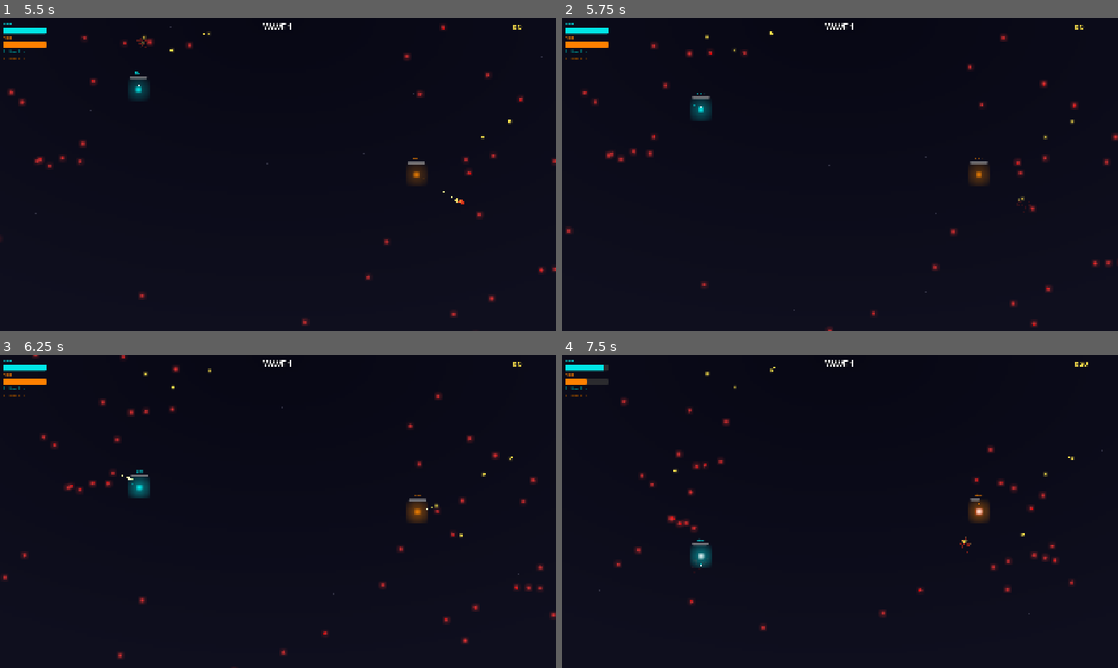
Above: before the commit, frames 1-4 (two rows, left to right).
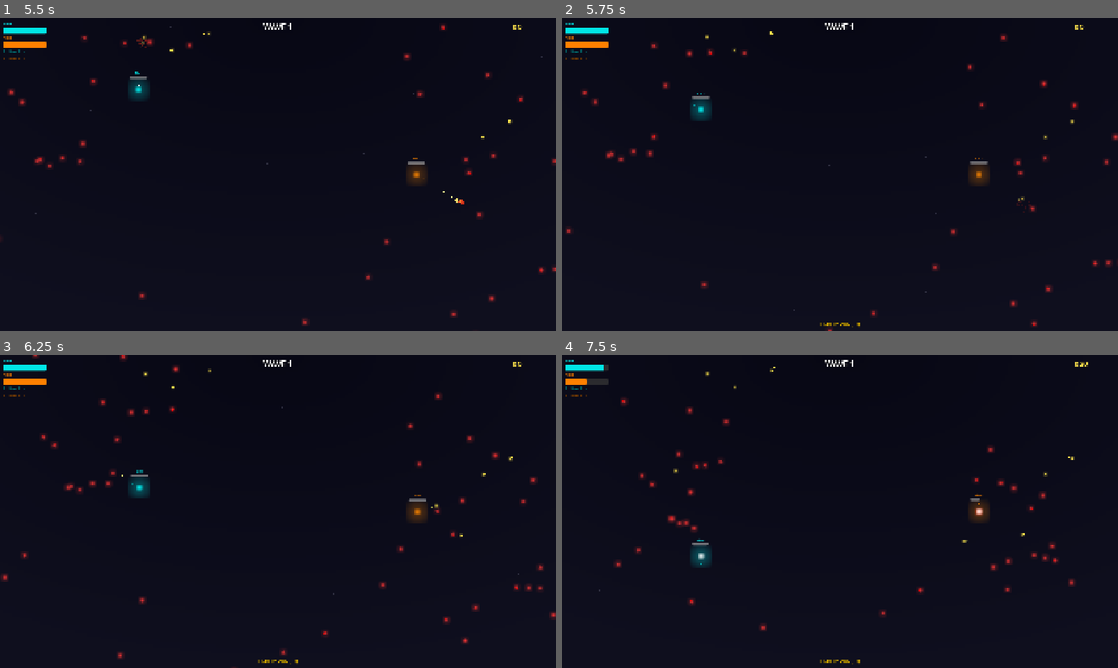
Above: after the commit, the same moments.

Repository: gfeyer/games
Game: Godot game, scene res://main.tscn
Same seed, same stepped clock (60 frames per second), same inputs: the game is played once before the commit and once after it.
Inputs (mouse positions are in pixels of both pictures, inside the frame that each line leads up to):
- Up to frame 1 (5.5 s): click (283, 158) at 0.52 s; type "Alex" at 0.6 s; click (283, 177) at 0.75 s; type "Alex" at 0.83 s; click "START GAME" at 1.25 s; tap Enter (ui_accept) at 2, 2.27, 3.02, 4.52, 5.27 s; hold W (p1_up) 2.03-2.78 s; tap Down (p2_down) at 2.1, 4.35 s; hold S (p1_down) 2.78-3.53 s; tap Up (p2_up) at 2.85, 5.1 s; hold W (p1_up) 3.53-5.03 s; tap Space (start_wave) at 3.6 s; hold S (p1_down) from 5.03 s (still down)
- Up to frame 2 (5.75 s): keep holding S (p1_down); tap F1 (toggle_performance, bound only after the commit) at 5.65 s
- Up to frame 3 (6.25 s): keep holding S (p1_down); tap Space (start_wave) at 5.85 s; tap Enter (ui_accept) at 6.02 s
- Up to frame 4 (7.5 s): tap Down (p2_down) at 6.6 s; release S (p1_down) at 7.28 s; hold W (p1_up) from 7.28 s (still down); tap Up (p2_up) at 7.35 s

Frame 1 is identical in both runs. In frame 2, less than 0.1% of the frame differs, in the area x 8-68%, y 10-99%; in frame 3, 0.2%; in frame 4, 0.2%, in the area x 10-98%, y 4-99%.

Commit message:
perf mode

Diff:
--- a/twin-survivors/autoload/game_manager.gd
+++ b/twin-survivors/autoload/game_manager.gd
@@ -57,6 +57,15 @@
 # Player names
 var player_names: Array[String] = ["Seba", "Sofia"]
 
+# Performance mode (disables visual effects for better FPS)
+var performance_mode: bool = false
+signal performance_mode_changed(enabled: bool)
+
+
+func toggle_performance_mode() -> void:
+	performance_mode = not performance_mode
+	performance_mode_changed.emit(performance_mode)
+
 
 func set_player_name(player_id: int, player_name: String) -> void:
 	player_names[player_id - 1] = player_name
--- a/twin-survivors/boss/boss.gd
+++ b/twin-survivors/boss/boss.gd
@@ -177,8 +177,8 @@
 	current_state = State.CHARGING
 	charge_duration = CHARGE_DURATION
 
-	# Start charge particles
-	if charge_particles:
+	# Start charge particles (skip in performance mode)
+	if charge_particles and not GameManager.performance_mode:
 		charge_particles.emitting = true
 
 	# Hide indicator
@@ -269,8 +269,8 @@
 	died.emit(global_position)
 	GameManager.on_boss_died()
 
-	# Play death effect
-	if death_particles:
+	# Play death effect (skip in performance mode)
+	if death_particles and not GameManager.performance_mode:
 		death_particles.emitting = true
 
 	# Hide body
@@ -293,6 +293,15 @@
 
 
 func update_visuals(delta: float) -> void:
+	# Skip most visual updates in performance mode
+	if GameManager.performance_mode:
+		# Only keep scale effect for charging (gameplay feedback)
+		if current_state == State.CHARGING:
+			scale = Vector2(1.1, 1.1)
+		else:
+			scale = Vector2(1.0, 1.0)
+		return
+
 	# Wobble animation (slower, heavier feel)
 	wobble_offset += wobble_speed * delta
 	if body_sprite and current_state != State.CHARGING:
--- a/twin-survivors/main.gd
+++ b/twin-survivors/main.gd
@@ -52,6 +52,18 @@
 	handle_screen_shake(delta)
 
 
+func _input(event: InputEvent) -> void:
+	if event.is_action_pressed("toggle_performance"):
+		GameManager.toggle_performance_mode()
+		update_performance_mode()
+
+
+func update_performance_mode() -> void:
+	# Toggle ambient particles based on performance mode
+	if ambient_particles:
+		ambient_particles.emitting = not GameManager.performance_mode
+
+
 func handle_spawning(delta: float) -> void:
 	if GameManager.current_state != GameManager.GameState.PLAYING:
 		return
--- a/twin-survivors/pickup/credit.gd
+++ b/twin-survivors/pickup/credit.gd
@@ -28,6 +28,10 @@
 	# Random spawn velocity
 	spawn_velocity = Vector2(randf_range(-50, 50), randf_range(-80, -40))
 
+	# Disable sparkle particles in performance mode
+	if sparkle_particles and GameManager.performance_mode:
+		sparkle_particles.emitting = false
+
 
 func _physics_process(delta: float) -> void:
 	if collected:
@@ -49,13 +53,14 @@
 			position += direction * MAGNET_SPEED * speed_mult * delta
 			spawn_velocity = Vector2.ZERO  # Cancel spawn velocity when magnetized
 
-	# Pulsing effect
-	pulse_offset += delta * 4
-	var pulse_scale = 1.0 + sin(pulse_offset) * 0.1
-	if sprite:
-		sprite.scale = Vector2(0.12, 0.12) * pulse_scale
-	if glow:
-		glow.modulate.a = 0.4 + sin(pulse_offset) * 0.2
+	# Pulsing effect (skip in performance mode)
+	if not GameManager.performance_mode:
+		pulse_offset += delta * 4
+		var pulse_scale = 1.0 + sin(pulse_offset) * 0.1
+		if sprite:
+			sprite.scale = Vector2(0.12, 0.12) * pulse_scale
+		if glow:
+			glow.modulate.a = 0.4 + sin(pulse_offset) * 0.2
 
 
 func find_nearest_player() -> Node2D:
@@ -88,8 +93,8 @@
 	collected = true
 	GameManager.add_credits(value)
 
-	# Play collection effect
-	if collect_particles:
+	# Play collection effect (skip in performance mode)
+	if collect_particles and not GameManager.performance_mode:
 		collect_particles.emitting = true
 
 	# Hide sprite
--- a/twin-survivors/player/player.gd
+++ b/twin-survivors/player/player.gd
@@ -115,9 +115,9 @@
 	var speed = GameManager.get_move_speed(player_id)
 	velocity = input_dir * speed
 
-	# Enable trail when moving
+	# Enable trail when moving (skip in performance mode)
 	if trail_particles:
-		trail_particles.emitting = velocity.length() > 10
+		trail_particles.emitting = not GameManager.performance_mode and velocity.length() > 10
 
 	move_and_slide()
 
@@ -225,8 +225,8 @@
 			if dist <= BOMB_RADIUS:
 				enemy.take_damage(BOMB_DAMAGE)
 
-	# Visual explosion effect
-	if bomb_particles:
+	# Visual explosion effect (skip in performance mode)
+	if bomb_particles and not GameManager.performance_mode:
 		bomb_particles.restart()
 
 	# Screen shake via main scene
@@ -242,8 +242,8 @@
 	var direction = (current_target.global_position - global_position).normalized()
 	var spawn_pos = global_position + direction * 20
 
-	# Emit muzzle flash
-	if muzzle_flash:
+	# Emit muzzle flash (skip in performance mode)
+	if muzzle_flash and not GameManager.performance_mode:
 		muzzle_flash.position = direction * 20
 		muzzle_flash.rotation = direction.angle()
 		muzzle_flash.restart()
@@ -288,6 +288,10 @@
 
 
 func update_visuals() -> void:
+	# Skip visual effects in performance mode
+	if GameManager.performance_mode:
+		return
+
 	# Pulsing glow effect
 	if glow_sprite:
 		var pulse = 0.4 + sin(Time.get_ticks_msec() * 0.005) * 0.1
--- a/twin-survivors/project.godot
+++ b/twin-survivors/project.godot
@@ -84,6 +84,11 @@
 "events": [Object(InputEventKey,"resource_local_to_scene":false,"resource_name":"","device":-1,"window_id":0,"alt_press …(195 unchanged characters)…
 ]
 }
+toggle_performance={
+"deadzone": 0.5,
+"events": [Object(InputEventKey,"resource_local_to_scene":false,"resource_name":"","device":-1,"window_id":0,"alt_pressed":false,"shift_pressed":false,"ctrl_pressed":false,"meta_pressed":false,"pressed":false,"keycode":0,"physical_keycode":4194332,"key_label":0,"unicode":0,"location":0,"echo":false,"script":null)
+]
+}
 
 [layer_names]
 
--- a/twin-survivors/projectile/bullet.gd
+++ b/twin-survivors/projectile/bullet.gd
@@ -24,6 +24,10 @@
 
 	# Connect body entered signal
 	body_entered.connect(_on_body_entered)
+
+	# Disable trail particles in performance mode
+	if trail_particles and GameManager.performance_mode:
+		trail_particles.emitting = false
 
 
 func _physics_process(delta: float) -> void:
@@ -82,13 +86,14 @@
 			var aoe_damage = max(1, int(damage * falloff))
 			enemy.take_damage(aoe_damage)
 
-	# Show AOE effect
-	if aoe_particles:
+	# Show AOE effect (skip in performance mode)
+	if aoe_particles and not GameManager.performance_mode:
 		aoe_particles.emitting = true
 
 
 func spawn_impact_effect() -> void:
-	if impact_particles:
+	# Skip impact particles in performance mode
+	if impact_particles and not GameManager.performance_mode:
 		impact_particles.emitting = true
 	hit.emit(global_position)
 
--- a/twin-survivors/ui/hud.gd
+++ b/twin-survivors/ui/hud.gd
@@ -13,6 +13,7 @@
 @onready var game_over_panel: Control = $GameOverPanel
 @onready var collection_countdown: Label = $CollectionCountdown
 @onready var wave_reached_label: Label = $GameOverPanel/VBoxContainer/WaveReachedLabel
+@onready var perf_mode_label: Label = $PerfModeLabel
 
 var credits_display: int = 0
 var credits_target: int = 0
@@ -30,6 +31,7 @@
 	GameManager.collection_phase_started.connect(_on_collection_phase_started)
 	GameManager.collection_phase_tick.connect(_on_collection_phase_tick)
 	GameManager.game_started.connect(_on_game_started)
+	GameManager.performance_mode_changed.connect(_on_performance_mode_changed)
 
 	# Find players and connect health signals
 	await get_tree().process_frame
@@ -172,6 +174,11 @@
 func _on_restart_game_pressed() -> void:
 	game_over_panel.visible = false
 	get_parent().restart_game()
+
+
+func _on_performance_mode_changed(enabled: bool) -> void:
+	if perf_mode_label:
+		perf_mode_label.visible = enabled
 
 
 func update_bomb_cooldowns() -> void:
--- a/twin-survivors/ui/hud.tscn
+++ b/twin-survivors/ui/hud.tscn
@@ -156,6 +156,27 @@
 horizontal_alignment = 1
 vertical_alignment = 1
 
+[node name="PerfModeLabel" type="Label" parent="."]
+visible = false
+anchors_preset = 7
+anchor_left = 0.5
+anchor_top = 1.0
+anchor_right = 0.5
+anchor_bottom = 1.0
+offset_left = -60.0
+offset_top = -40.0
+offset_right = 60.0
+offset_bottom = -10.0
+grow_horizontal = 2
+grow_vertical = 0
+theme_override_colors/font_color = Color(1, 0.8, 0, 1)
+theme_override_colors/font_outline_color = Color(0, 0, 0, 1)
+theme_override_constants/outline_size = 2
+theme_override_font_sizes/font_size = 18
+text = "PERF MODE (F1)"
+horizontal_alignment = 1
+vertical_alignment = 1
+
 [node name="UpgradeShop" parent="." instance=ExtResource("2_shop")]
 visible = false
 
--- a/twin-survivors/zombie/zombie.gd
+++ b/twin-survivors/zombie/zombie.gd
@@ -115,8 +115,8 @@
 	died.emit(global_position)
 	GameManager.zombie_died(global_position)
 
-	# Play death effect
-	if death_particles:
+	# Play death effect (skip in performance mode)
+	if death_particles and not GameManager.performance_mode:
 		death_particles.emitting = true
 
 	# Hide body immediately
@@ -137,6 +137,10 @@
 
 
 func update_visuals(delta: float) -> void:
+	# Skip all visual updates in performance mode
+	if GameManager.performance_mode:
+		return
+
 	# Wobble animation (shambling effect)
 	wobble_offset += wobble_speed * delta
 	if body_sprite:
